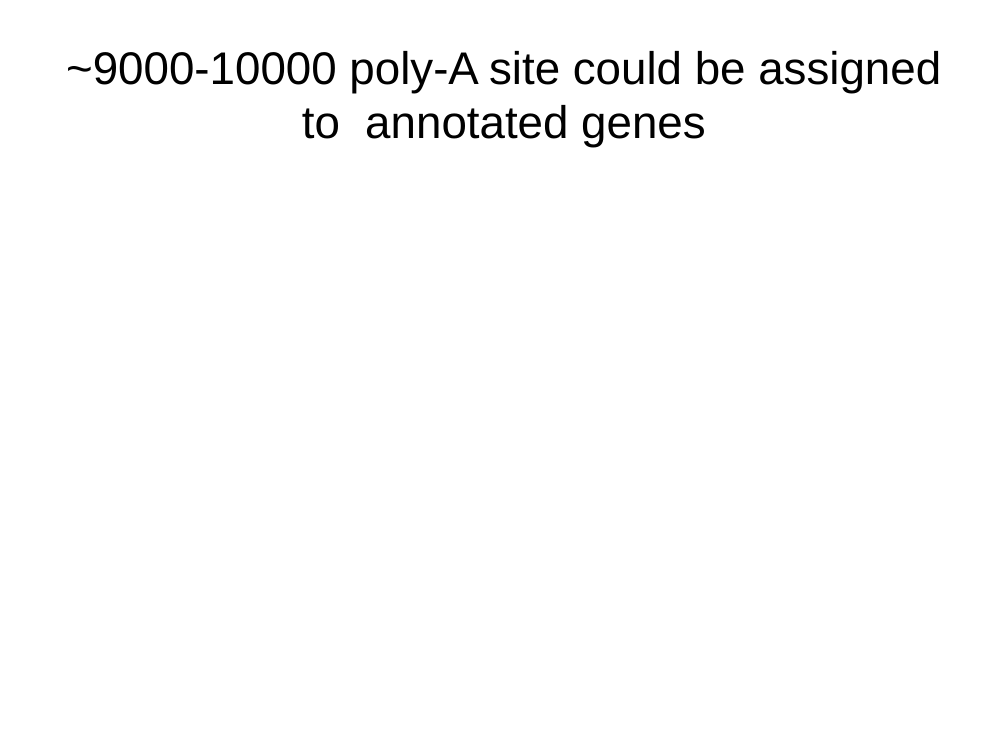
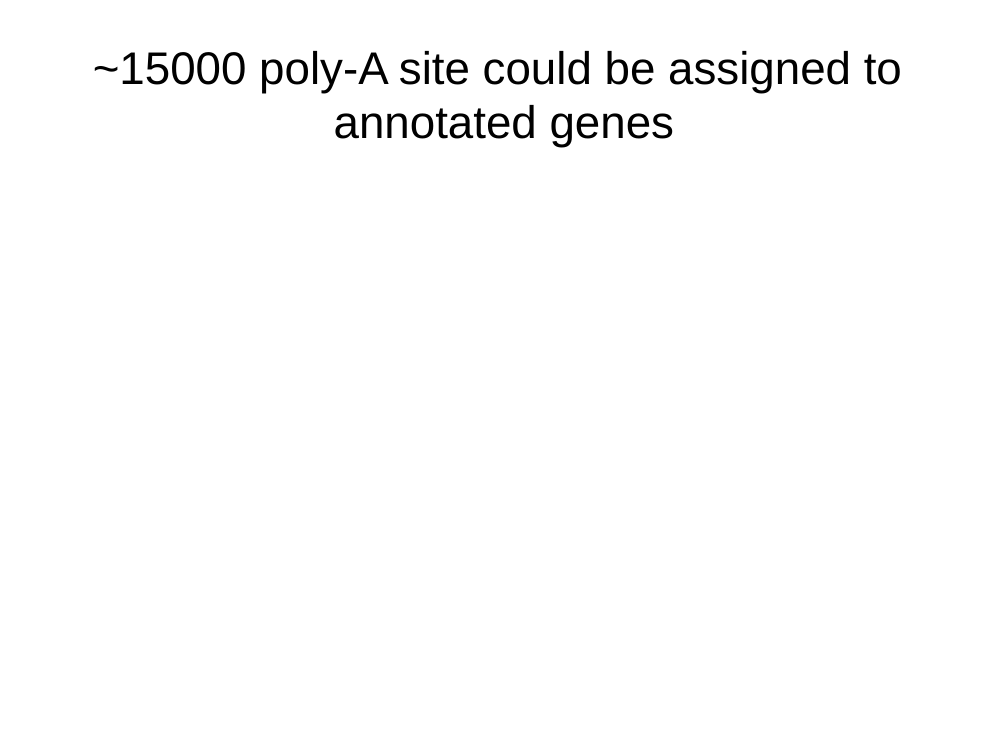
Before and after one commit to wilkinsonlab/m-oryzae-polya, a slide deck: slide 10 of doc/oryzae_data.odp (slide 8 before the commit). Drawn at 1008x756 pixels with LibreOffice and Linux fonts; fonts in the diff are those of the drawing. Boxes give left, top, right and bottom in pixels: in the first picture for what was removed or moved away, otherwise in the second. Text is boxed around its words. In the diff, an @@ line names an element or a change of style, - is before the commit and + after.

```diff
--- a/doc/oryzae_data.odp
+++ b/doc/oryzae_data.odp
@@ title at (93, 51, 902, 148): text changed @@
-~9000-10000 poly-A site could be assigned to annotated genes
+~15000 poly-A site could be assigned to annotated genes
```
Also in this commit, not shown: 21 other slides changed, 3 slides added, 10 other files.
